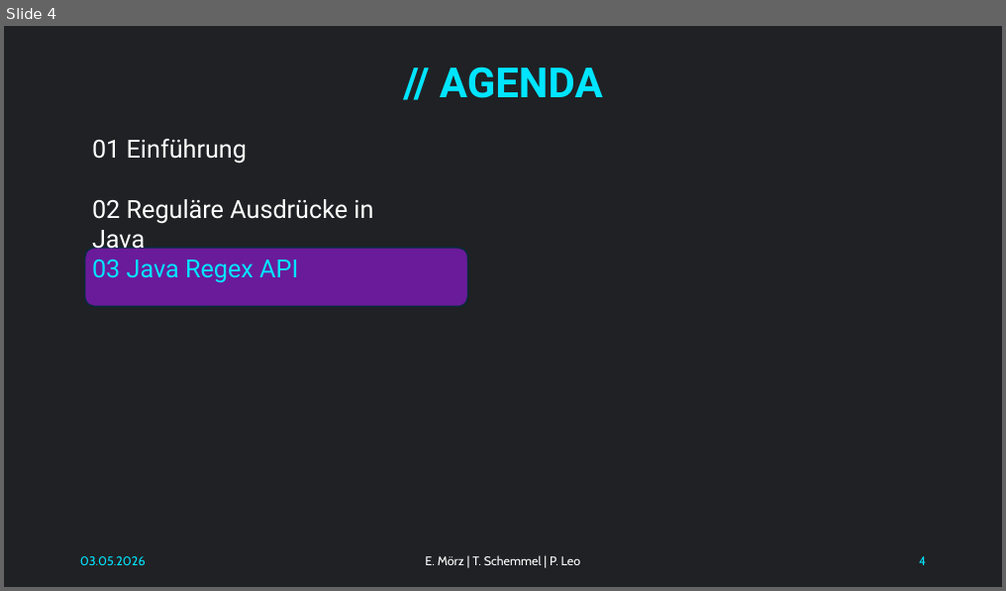
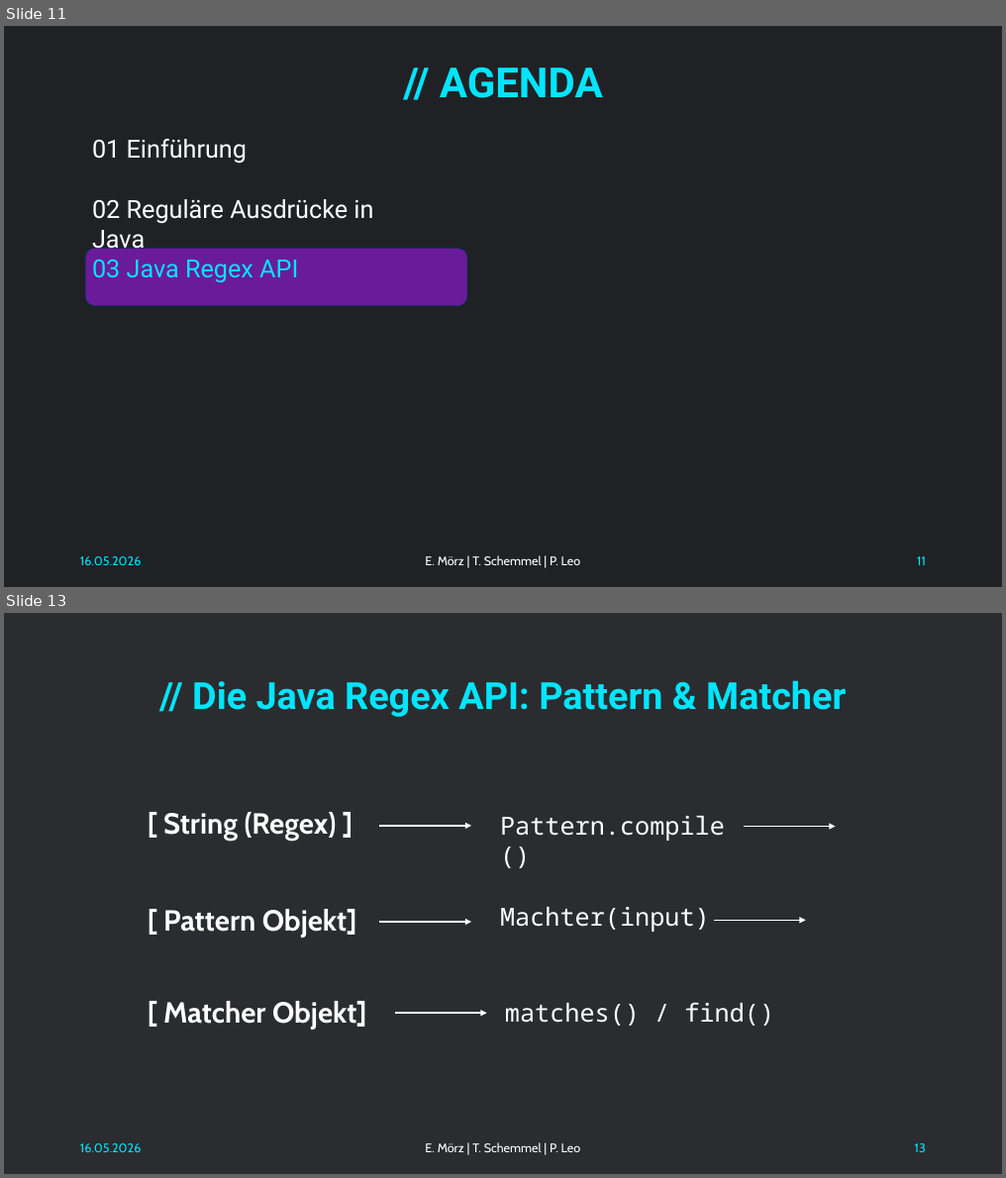
Before and after one commit to NachtsternBuild/little-barcode, a slide deck: docs/Präsentation.pptx. Shown one above the other, each under a label of ours: slide 4 before the commit, slides 11 and 13 after it; the slides between them are not shown. The pictures are 1006x591 and 1006x1178 pixels, drawn with LibreOffice and Linux fonts; fonts in the diff are those of the drawing. Boxes give left, top, right and bottom in pixels: in the first picture for what was removed or moved away, otherwise in the second. Text is boxed around its words. In the diff, an @@ line names an element or a change of style, - is before the commit and + after.

```diff
--- a/docs/Präsentation.pptx
+++ b/docs/Präsentation.pptx
@@ slide 13 added at (4,613,1002,1174), background #202124 at 95% opacity @@
@@ title added at (192,680,846,717), 36 pt, text #00E5FF, bold @@
+// Die Java Regex API: Pattern & Matcher
@@ text added at (163,812,337,841), 28 pt, text #FFFFFF, bold @@
+[ String (Regex) ]
@@ text added at (500,816,725,841), 24 pt, text #FFFFFF @@
+Pattern.compile()
@@ arrow added from (379, 826) to (471, 826), #FFFFFF 1.5 pt @@
@@ arrow added from (744, 827) to (836, 827), #FFFFFF 1.5 pt @@
@@ text added at (163,909,356,938), 28 pt, text #FFFFFF, bold @@
+[ Pattern Objekt]
@@ text added at (500,907,710,932), 24 pt, text #FFFFFF @@
+Machter(input)
@@ arrow added from (379, 922) to (471, 922), #FFFFFF 1.5 pt @@
@@ arrow added from (714, 920) to (806, 920), #FFFFFF 1.5 pt @@
@@ text added at (163,1001,366,1030), 28 pt, text #FFFFFF, bold @@
+[ Matcher Objekt]
@@ arrow added from (395, 1014) to (487, 1014), #FFFFFF 1.5 pt @@
@@ text added at (505,1002,774,1026), 24 pt, text #FFFFFF @@
+matches() / find()
@@ text added at (80,1144,142,1153), 12 pt, text #00E5FF @@
+16.05.2026
@@ text added at (425,1143,581,1153), 12 pt, text #FFFFFF @@
+E. Mörz | T. Schemmel | P. Leo
@@ page number added at (915,1144,926,1153), 12 pt, text #00E5FF @@
+13
@@ what was slide 4 is now slide 11 @@
@@ slide 11 changed as well @@
@@ text at (80,557,142,566): text changed @@
-03.05.2026
+16.05.2026
@@ page number at (917,557,926,566): text changed @@
-4
+11
```
Also in this commit, not shown: 8 other slides changed, 16 other slides added.
